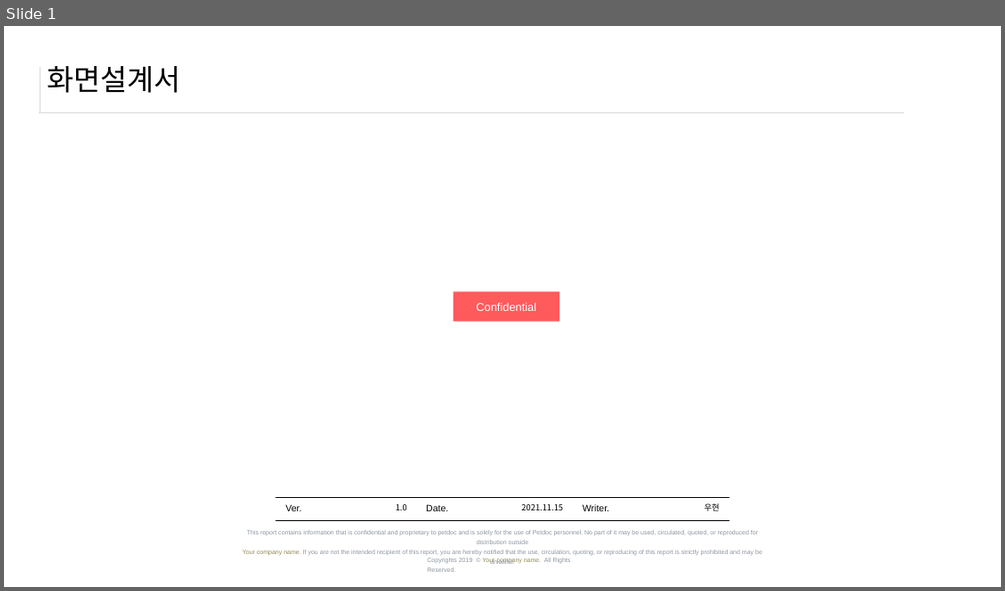
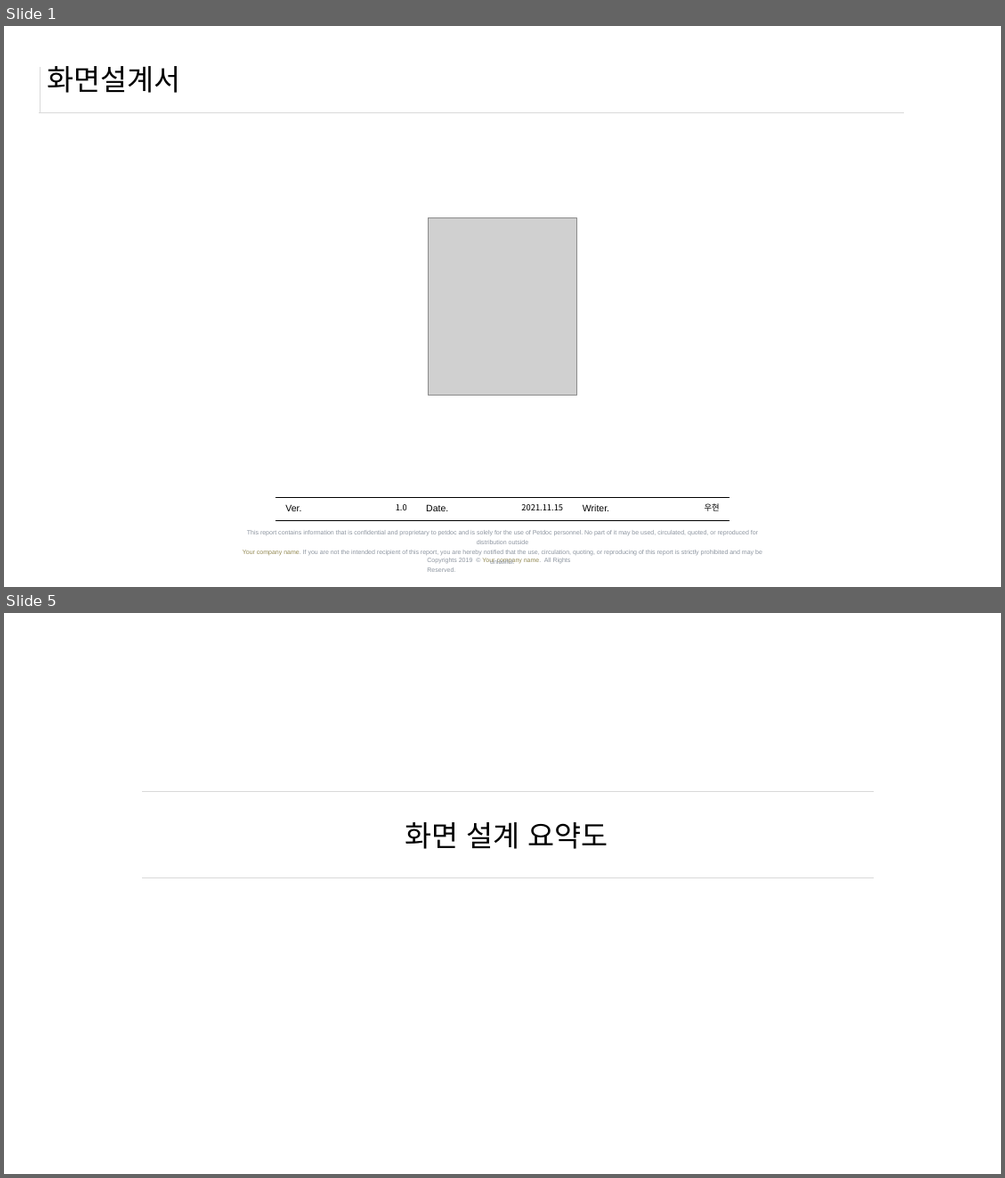
Before and after one commit to WooHyun94/Portfolio, a slide deck: 학교_School/3학년/모바일컴퓨팅(1)/실습과제/코르도바_웹앱 화면설계서.pptx. Shown one above the other, each under a label of ours: slide 1 before the commit, slides 1 and 5 after it; the slides between them are not shown. The pictures are 1005x591 and 1005x1178 pixels, drawn with LibreOffice and Linux fonts; fonts in the diff are those of the drawing; grey boxes stand for pictures. Boxes give left, top, right and bottom in pixels: in the first picture for what was removed or moved away, otherwise in the second. Text is boxed around its words. In the diff, an @@ line names an element or a change of style, - is before the commit and + after.

```diff
--- a/학교_School/3학년/모바일컴퓨팅(1)/실습과제/코르도바_웹앱 화면설계서.pptx
+++ b/학교_School/3학년/모바일컴퓨팅(1)/실습과제/코르도바_웹앱 화면설계서.pptx
@@ slide 5 added at (x1=4, y1=613, x2=1001, y2=1174), background #FFFFFF @@
@@ line added from (142, 792) to (874, 792), #D9D9D9 0.75 pt @@
@@ title added at (x1=404, y1=822, x2=607, y2=849), 28 pt, text #000000 @@
+화면 설계 요약도
@@ line added from (142, 877) to (874, 877), #D9D9D9 0.75 pt @@
@@ slide 1 changed as well @@
@@ picture added at (x1=429, y1=217, x2=577, y2=395) @@
@@ rectangle removed at (x1=453, y1=291, x2=559, y2=321) @@
-Confidential
```
Also in this commit, not shown: 3 other slides changed, 3 other slides added, 3 slides removed.
